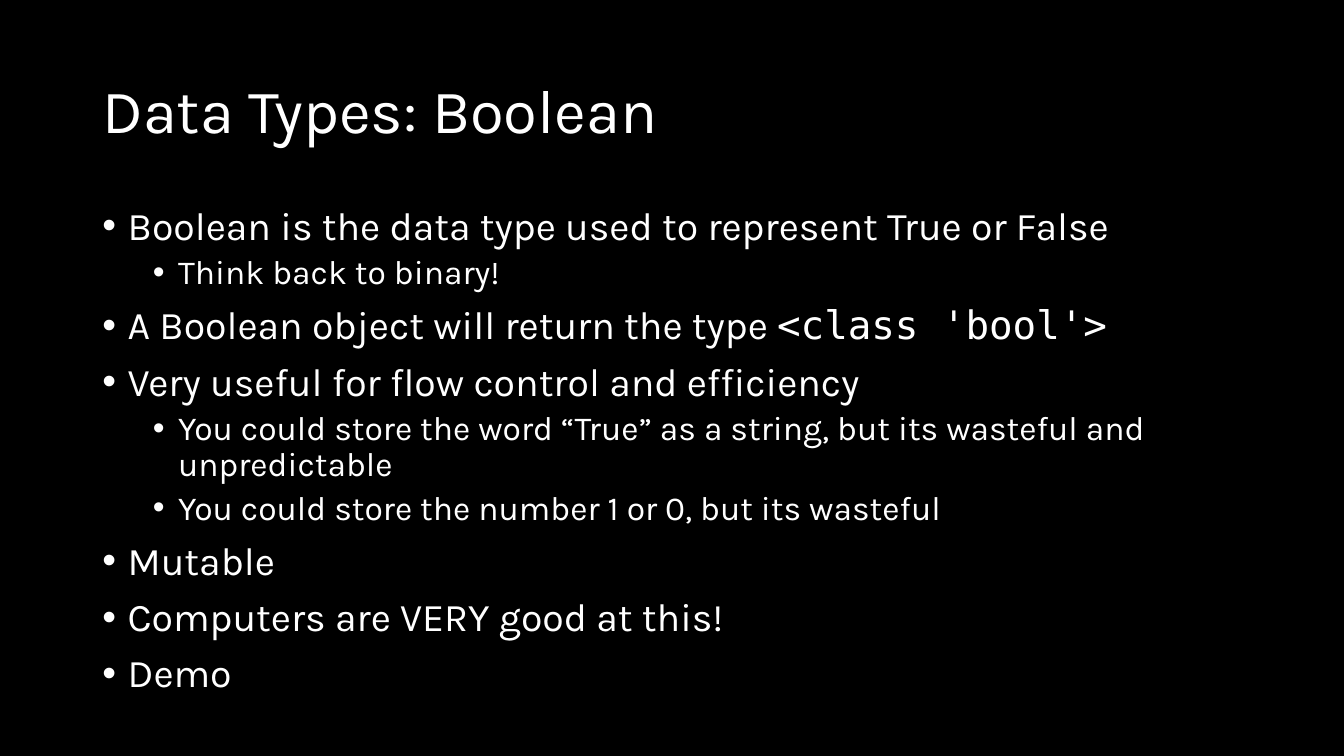
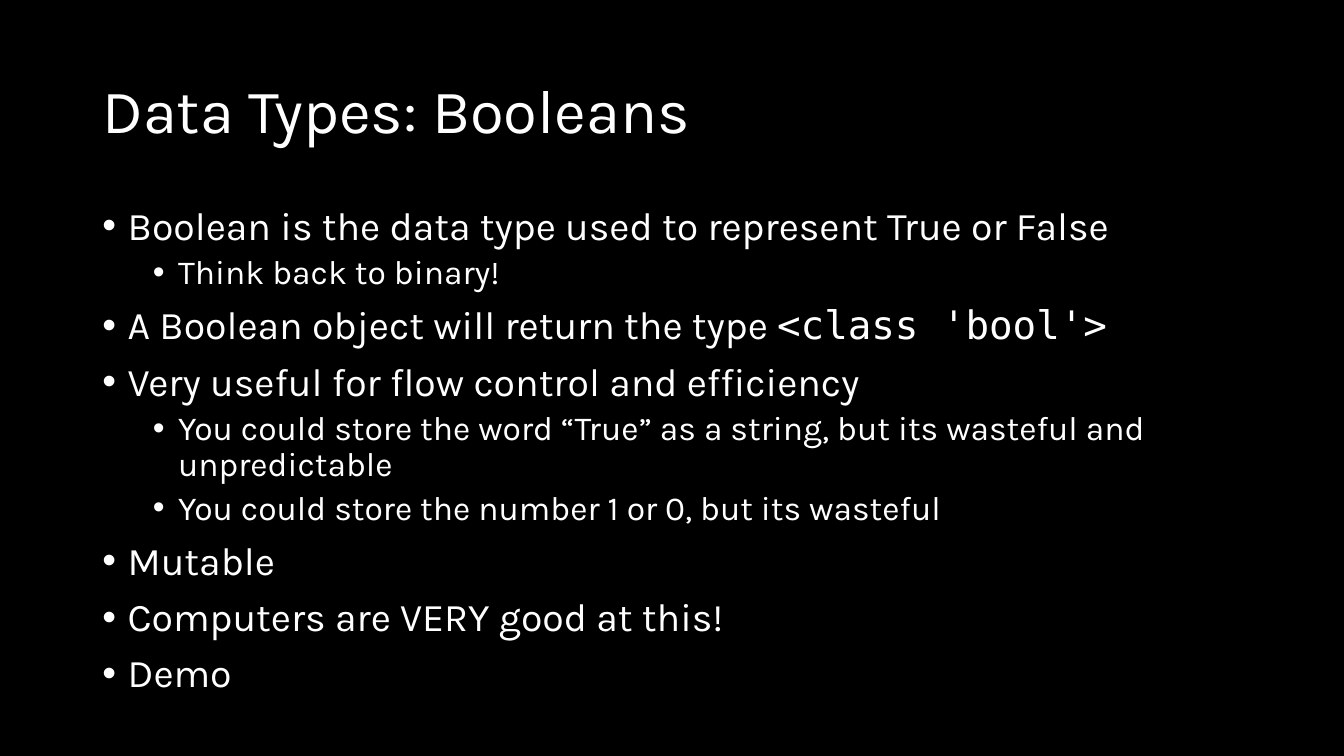
Before and after one commit to d-guh/computer-courses, a slide deck: slide 11 of intro-to-python/01/lesson-01.pptx. Drawn at 1344x756 pixels with LibreOffice and Linux fonts; fonts in the diff are those of the drawing; background and template pictures are left out. Boxes give left, top, right and bottom in pixels: in the first picture for what was removed or moved away, otherwise in the second. Text is boxed around its words. In the diff, an @@ line names an element or a change of style, - is before the commit and + after.

Commit message:
feat(intro-py/01): add data type code examples

```diff
--- a/intro-to-python/01/lesson-01.pptx
+++ b/intro-to-python/01/lesson-01.pptx
@@ title at (x1=102, y1=91, x2=690, y2=148): text changed @@
-Data Types: Boolean
+Data Types: Booleans
```
Also in this commit, not shown: 1 other slide changed, 6 other files.
